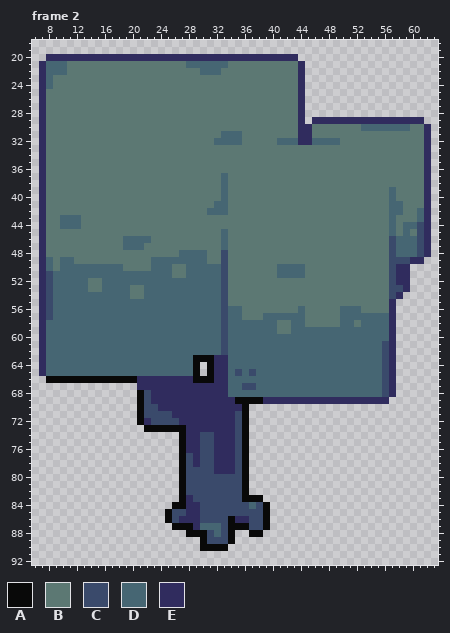
Edited in one commit: pixel-art file (assets/sprites/objects/three.aseprite). That is the earlier state.
64x96 pixels, 3 frames. Shown: frame 2: x 6..63, y 18..92.
Palette (. is transparent): A #090909  B #5c7873  C #3a4a6b  D #466673  E #302c5e
Pixels before, frame 2 (only the part around the change), first column x 11:
73 ...........AAAAAAEEEEEEECA.........
74 ................AEECCEEECA.........
75 ................AEECCEEECA.........
76 ................AEECCEEECA.........
77 ................ACECCEEECA.........
78 ................ACECCEEECA.........
79 ................ACCCCEEECA.........
80 ................ACCCCCCCCA.........
81 ................ACCCCCCCCA.........
82 ................ACCCCCCCCA.........
83 ................AECCCCCCCAAA.......
84 ...............AAEECCCCCCCDCA......
85 ..............ACCEECCCCCCCCCA......
86 ..............ACEEECCCCAEECCA......
87 ...............AAAEDDDCAAACCA......
88 .................AAACDCA..AA.......
89 ...................ACCCA...........
90 ...................AAAA............
91 ...................................
92 ...................................
Now the later version:
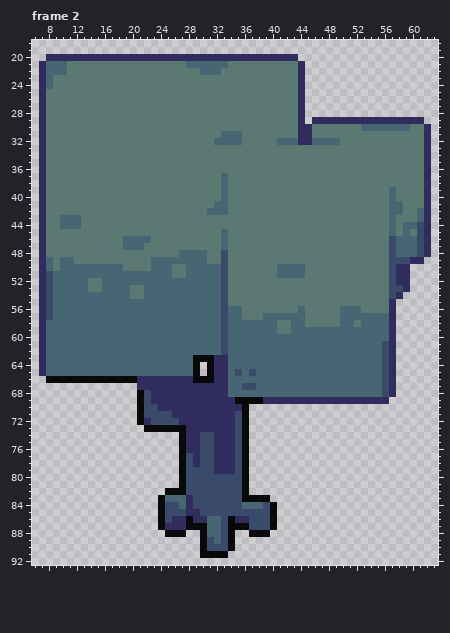
Diff:
Changed rows in their new state; - is an unchanged pixel.
Frame 2:
first column x 24:
82 -AA--------------
83 ADDD-----------A-
84 ACCD-C------D-DCA
85 AC-------------CA
86 ACE-A-EDD------CA
87 AEEE-AA--------CA
88 -AAA..-D-------A-
89 --------D--------
90 -------CCCA------
91 ------AAAA-------
Pixel boxes of the changes (left, top, right, bottom) in both pictures:
changed: (158, 488, 235, 558)
changed: (242, 495, 277, 537)
